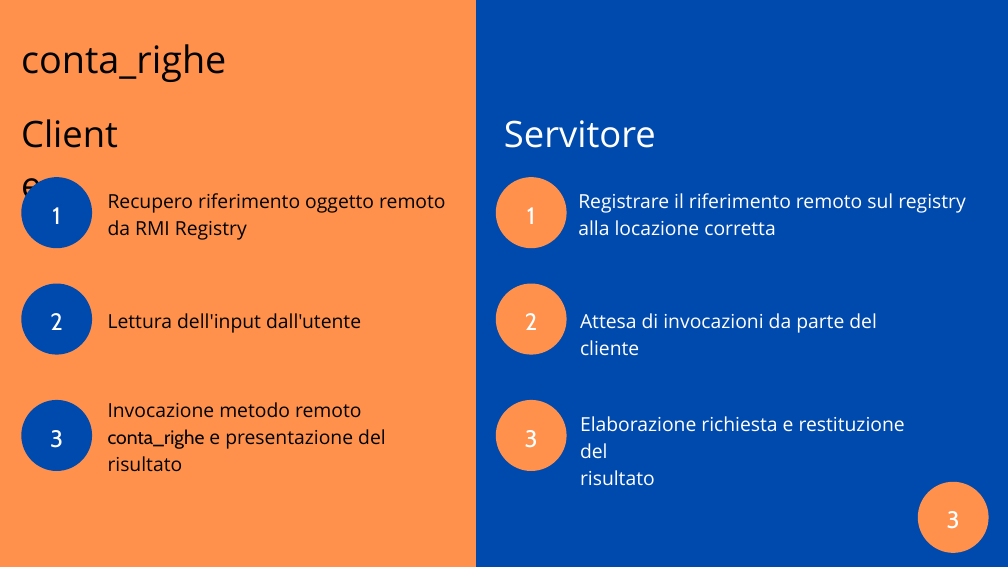
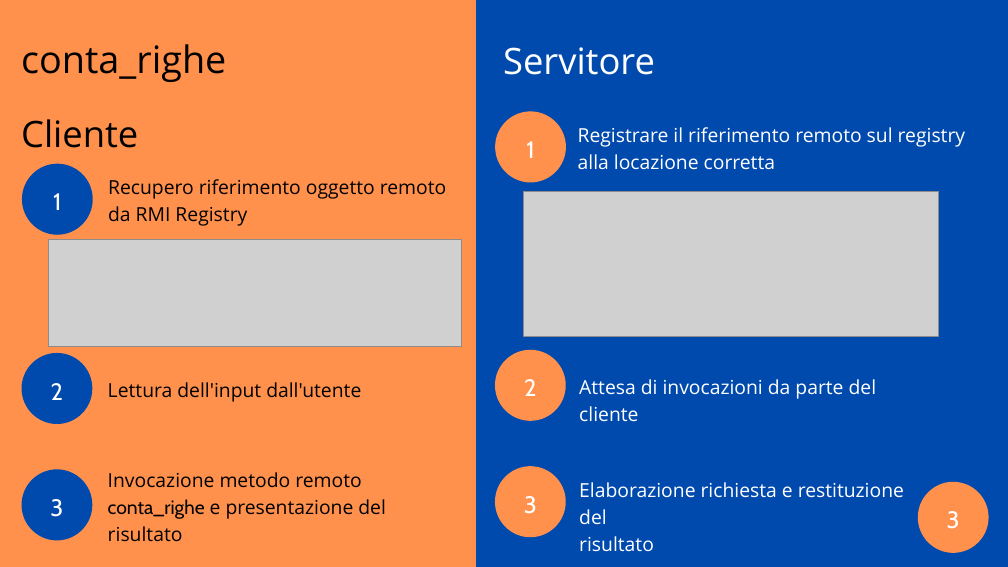
Before and after one commit to ilcors-dev/gruppo-reti, a slide deck: slide 3 of esercitazione_6/documents/Esercitazione 6.pptx. Drawn at 1008x567 pixels with LibreOffice and Linux fonts; fonts in the diff are those of the drawing; grey boxes stand for pictures. Boxes give left, top, right and bottom in pixels: in the first picture for what was removed or moved away, otherwise in the second. Text is boxed around its words. In the diff, an @@ line names an element or a change of style, - is before the commit and + after.

```diff
--- a/esercitazione_6/documents/Esercitazione 6.pptx
+++ b/esercitazione_6/documents/Esercitazione 6.pptx
@@ text "Servitore": place and size @@
-text "Servitore" at bbox=[504, 120, 656, 148]
+text "Servitore" at bbox=[503, 47, 655, 75]
@@ text "Cliente" rewrapped from bbox=[21, 104, 138, 152] to bbox=[21, 119, 138, 148] @@
@@ 2 texts, 1 freeform shape: place and size @@
-2 texts, 1 freeform shape at bbox=[496, 177, 965, 248]
+2 texts, 1 freeform shape at bbox=[495, 111, 965, 182]
@@ 2 texts, 1 freeform shape: place and size @@
-2 texts, 1 freeform shape at bbox=[21, 177, 445, 248]
+2 texts, 1 freeform shape at bbox=[22, 164, 446, 235]
@@ picture added at bbox=[524, 192, 938, 336] @@
@@ picture added at bbox=[48, 240, 461, 346] @@
@@ 4 texts, 2 freeform shapes: place and size @@
-4 texts, 2 freeform shapes at bbox=[21, 283, 386, 472]
+4 texts, 2 freeform shapes at bbox=[22, 353, 386, 542]
@@ 4 texts, 2 freeform shapes: place and size @@
-4 texts, 2 freeform shapes at bbox=[496, 283, 905, 485]
+4 texts, 2 freeform shapes at bbox=[495, 350, 904, 551]
```
Also in this commit, not shown: 3 other slides changed.
